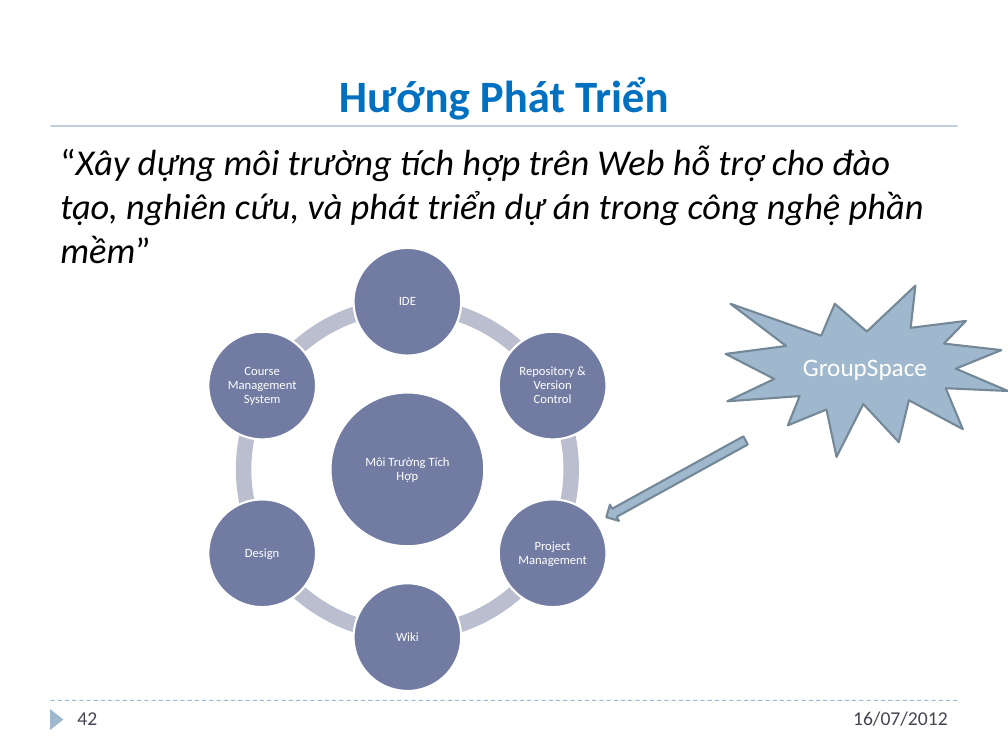
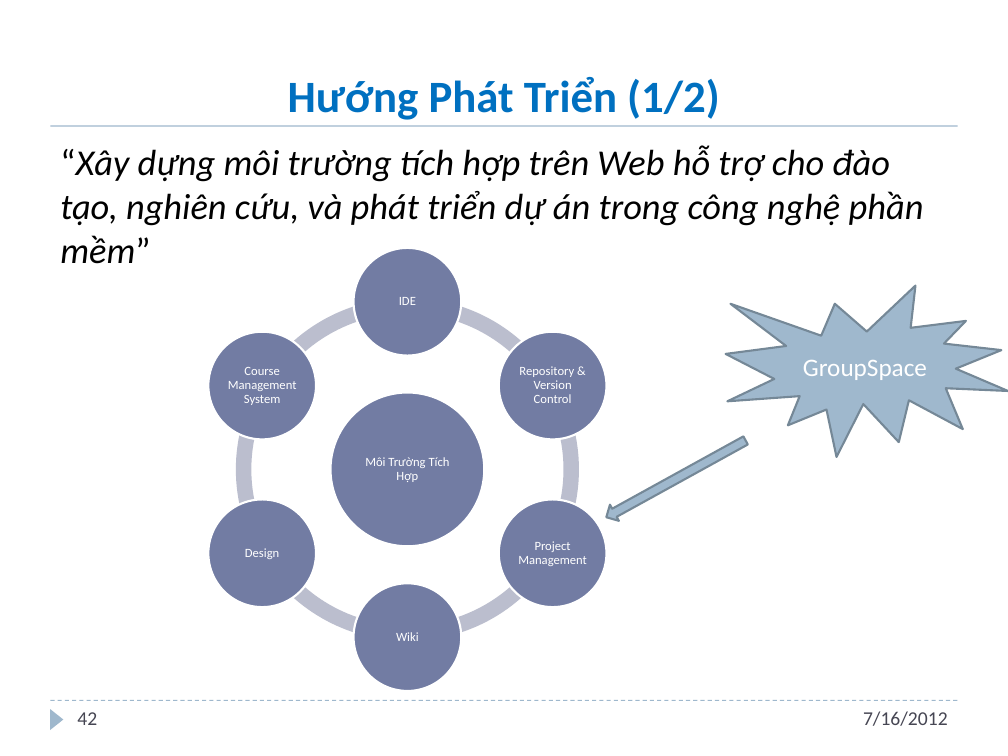
Before and after one commit to andungtra/he-thong-quan-ly-tuong-tac, a slide deck: slide 42 of Report/ppt/Presentation.pptx. Drawn at 1008x756 pixels with LibreOffice and Linux fonts; fonts in the diff are those of the drawing; background and template pictures are left out. Boxes give left, top, right and bottom in pixels: in the first picture for what was removed or moved away, otherwise in the second. Text is boxed around its words. In the diff, an @@ line names an element or a change of style, - is before the commit and + after.

```diff
--- a/Report/ppt/Presentation.pptx
+++ b/Report/ppt/Presentation.pptx
@@ title at (288,77,720,120): text changed @@
-Hướng Phát Triển
+Hướng Phát Triển (1/2)
@@ text at (863,711,948,726): text changed @@
-16/07/2012
+7/16/2012
```
Also in this commit, not shown: 46 other slides changed.
